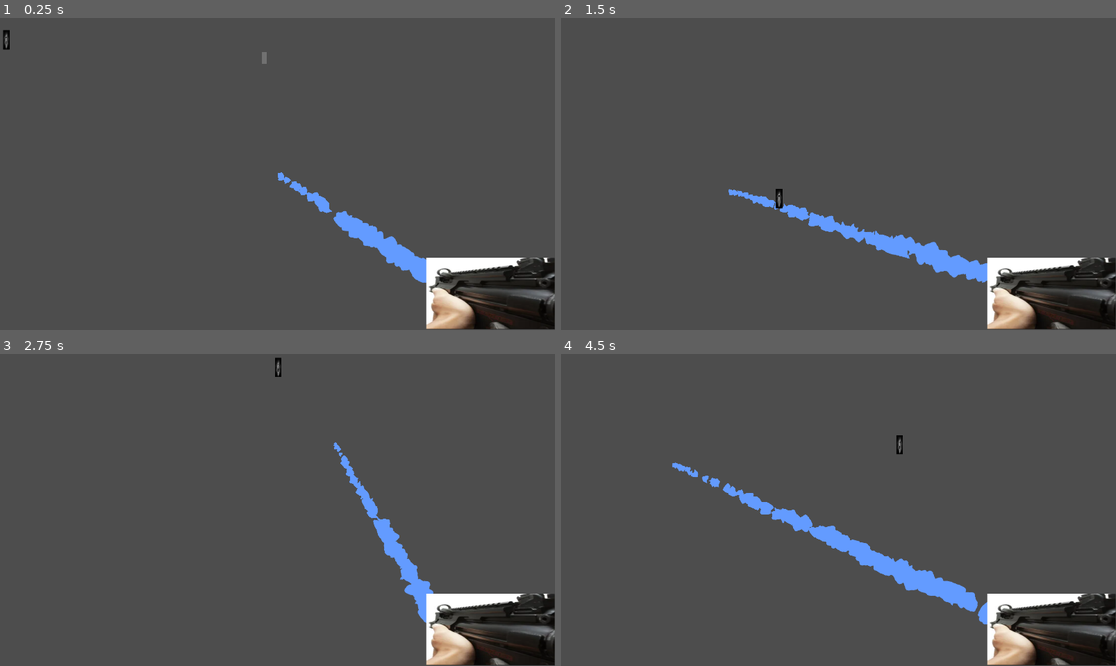
Above: before the commit, frames 1-4 (two rows, left to right).
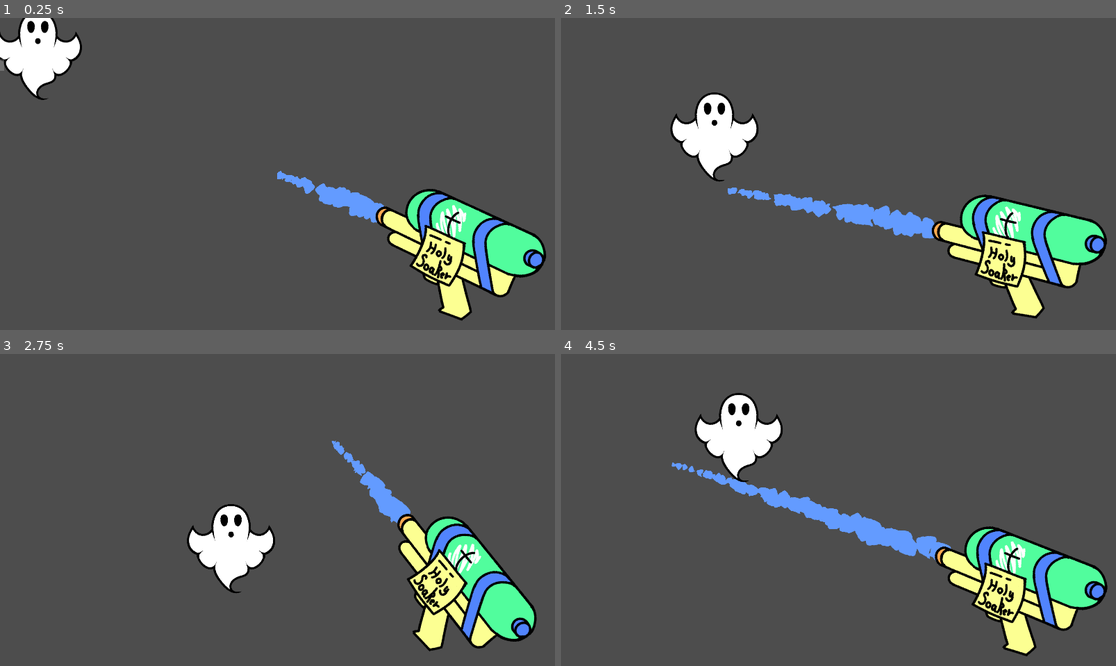
Above: after the commit, the same moments.

Repository: ChoppingChungy/spirit-game
Game: Godot game, scene res://src/scenes/main_game.tscn
The game is run twice, just before and just after one commit, with the same random seed, the same clock (stepped at 60 frames per second) and the same inputs.
Inputs (mouse positions are in pixels of both pictures, inside the frame that each line leads up to):
- Up to frame 1 (0.25 s): no input
- Up to frame 2 (1.5 s): move the mouse to (960, 158) at 0.52 s; click (960, 158) at 0.67 s; move the mouse to (727, 189) at 1.27 s; click (727, 189) at 1.42 s
- Up to frame 3 (2.75 s): move the mouse to (333, 441) at 2.02 s; click (333, 441) at 2.17 s
- Up to frame 4 (4.5 s): move the mouse to (810, 572) at 2.77 s; click (810, 572) at 2.92 s; move the mouse to (1005, 556) at 3.52 s; click (1005, 556) at 3.67 s; move the mouse to (672, 463) at 4.27 s; click (672, 463) at 4.42 s

The runs differ from the first frame. In frame 1, 14% of the frame differs, in the area x 0-100%, y 0-100%; in frame 2, 16%; in frame 3, 13%; in frame 4, 17%, in the area x 19-100%, y 12-100%.

Commit message:
whatever i did before this
^

Diff:
--- a/project.godot
+++ b/project.godot
@@ -18,6 +18,7 @@
 [autoload]
 
 move_list="*uid://crb2npkb1gn75"
+ghost_db="*uid://durotdvutyfj7"
 
 [display]
 
--- a/src/scenes/main_game.tscn
+++ b/src/scenes/main_game.tscn
@@ -3,7 +3,7 @@
 [ext_resource type="Script" uid="uid://tagx8gfmu3su" path="res://src/scripts/fight_mode.gd" id="1_r3nyt"]
 [ext_resource type="PackedScene" uid="uid://rfsqo1g5h5jc" path="res://src/scenes/watergun.tscn" id="1_wwqub"]
 [ext_resource type="PackedScene" uid="uid://co8xkftb3bsll" path="res://src/scenes/spirit_entity.tscn" id="3_m7syd"]
-[ext_resource type="Texture2D" uid="uid://dsol5uxt1i2yq" path="res://Screenshot 2026-10-11 160132.png" id="4_m7syd"]
+[ext_resource type="Texture2D" uid="uid://dvdvajbk36elv" path="res://Holy_Soaker.png" id="4_m7syd"]
 
 [sub_resource type="GDScript" id="GDScript_s7wsd"]
 script/source = "extends Node
@@ -16,11 +16,12 @@
 
 [node name="FightMode" type="Node" parent="." unique_id=1919122805]
 script = ExtResource("1_r3nyt")
-increment = 100
+increment = 200
 decrement = -100
 
 [node name="SpiritEntity" parent="FightMode" unique_id=355366846 instance=ExtResource("3_m7syd")]
-position = Vector2(143, 88)
+z_index = 16
+position = Vector2(2, -3)
 
 [node name="Camera2D" type="Camera2D" parent="FightMode" unique_id=1983292856]
 position = Vector2(963, 540)
@@ -36,20 +37,34 @@
 offset_bottom = 40.0
 
 [node name="ColorRect" type="ColorRect" parent="FightMode/CanvasLayer/Control" unique_id=1401821663]
-layout_mode = 0
-offset_left = 907.0
-offset_top = 118.0
-offset_right = 947.0
-offset_bottom = 158.0
+layout_mode = 1
+anchors_preset = 8
+anchor_left = 0.5
+anchor_top = 0.5
+anchor_right = 0.5
+anchor_bottom = 0.5
+offset_left = -20.0
+offset_top = 123.0
+offset_right = 20.0
+offset_bottom = 163.0
+grow_horizontal = 2
+grow_vertical = 2
 color = Color(0.7411765, 0.7411765, 0.7411765, 0.32156864)
 
-[node name="TextureRect" type="TextureRect" parent="FightMode/CanvasLayer" unique_id=1400416890]
-offset_left = 1475.0001
-offset_top = 830.0
-offset_right = 1907.0001
-offset_bottom = 1245.0
-scale = Vector2(1.0268308, 0.5956021)
+[node name="GunRotate" type="Node2D" parent="FightMode" unique_id=617962132]
+position = Vector2(1585, 799)
+
+[node name="TextureRect" type="TextureRect" parent="FightMode/GunRotate" unique_id=1400416890]
+offset_left = -456.0
+offset_top = -372.99997
+offset_right = 444.0
+offset_bottom = 377.00003
+scale = Vector2(0.75, 0.75)
+pivot_offset_ratio = Vector2(0.5, 0.5)
 texture = ExtResource("4_m7syd")
+
+[node name="point" type="Node2D" parent="FightMode/GunRotate" unique_id=32603995]
+position = Vector2(-255, -130)
 
 [connection signal="pressure_changed" from="FightMode" to="FightMode/SpiritEntity" method="_on_fight_mode_pressure_changed"]
 [connection signal="wet" from="FightMode/SpiritEntity" to="FightMode" method="_on_spirit_entity_wet"]
--- a/src/scenes/spirit_entity.tscn
+++ b/src/scenes/spirit_entity.tscn
@@ -1,17 +1,19 @@
 [gd_scene format=3 uid="uid://co8xkftb3bsll"]
 
-[ext_resource type="Texture2D" uid="uid://dqepjox346mfx" path="res://scary-face-ghost-on-dark-background.png" id="1_g2pkk"]
+[ext_resource type="Texture2D" uid="uid://d3tpk1fmcx55j" path="res://Ghost.png" id="1_g2pkk"]
 
 [sub_resource type="GDScript" id="GDScript_t2nh6"]
 resource_name = "spirit_entity"
 script/source = "extends Node2D
 signal wet
 @onready var sprite_2d: Sprite2D = $Sprite2D
+@onready var collision: CollisionPolygon2D = $Area2D/CollisionPolygon2D
 
-@onready var collision_shape_2d: CollisionShape2D = $Sprite2D/Area2D/CollisionShape2D
+var spirit_name = \"pirate\"
 var speed = 500.0 # Base speed the ghost returns to
 var panic = 0.5 # How strongly pressure increases difficulty
 var accel_mult = 1.5 # How quickly speed returns to base speed
+var resize = 1
 
 var move_interval = 1 # base Average time between moves
 var move_timer = 0 #live timer the ghost uses
@@ -30,7 +32,16 @@
 var current_pressure = 0.0
 # Called when the node enters the scene tree for the first time.
 func _ready() -> void:
-	pass
+	movement_weight = ghost_db.ghosts[spirit_name][\"movement_weight\"]
+	teleport_weight = ghost_db.ghosts[spirit_name][\"teleport_weight\"]
+	special_weight = ghost_db.ghosts[spirit_name][\"special_weight\"]
+	base_difficulty = ghost_db.ghosts[spirit_name][\"difficulty\"]
+	speed = ghost_db.ghosts[spirit_name][\"speed\"]
+	panic = ghost_db.ghosts[spirit_name][\"panic\"]
+	accel_mult = ghost_db.ghosts[spirit_name][\"accel_mult\"]
+	move_interval = ghost_db.ghosts[spirit_name][\"movement_interval\"]
+	resize = ghost_db.ghosts[spirit_name][\"scale\"]
+	scale = Vector2(resize,resize)
 
 
 func choose_category():
@@ -155,23 +166,18 @@
 	current_pressure = pressure * panic
 "
 
-[sub_resource type="RectangleShape2D" id="RectangleShape2D_64jkt"]
-size = Vector2(20, 60)
-
 [node name="SpiritEntity" type="Node2D" unique_id=355366846]
 z_index = 8
 script = SubResource("GDScript_t2nh6")
 
 [node name="Area2D" type="Area2D" parent="." unique_id=2059534226]
 
-[node name="CollisionShape2D" type="CollisionShape2D" parent="Area2D" unique_id=830578273]
-z_index = 1
-position = Vector2(0, -1)
-shape = SubResource("RectangleShape2D_64jkt")
+[node name="CollisionPolygon2D" type="CollisionPolygon2D" parent="Area2D" unique_id=1981965381]
+position = Vector2(1, -236)
+polygon = PackedVector2Array(0, -1, 201, 108, 231, 202, 148, 321, -8, 451, -161, 308, -229, 207, -202, 116)
 
 [node name="Sprite2D" type="Sprite2D" parent="." unique_id=783256592]
 position = Vector2(0, -1.5258789e-05)
-scale = Vector2(0.0375817, 0.15357968)
 texture = ExtResource("1_g2pkk")
 
 [connection signal="area_entered" from="Area2D" to="." method="_on_area_2d_area_entered"]
--- a/src/scenes/watergun.tscn
+++ b/src/scenes/watergun.tscn
@@ -8,13 +8,13 @@
 @onready var water_chunks: Node2D = $WaterChunks
 const CHUNK = preload(\"res://water.png\")
 var chunks = []
-
+var start
 var chunk_spacing = 10.0
 var max_chunks = 200
 var chunk_speed = 1
 
 func update_chunks(mouse: Vector2, delta: float):
-	var start = muzzle.global_position
+	start = muzzle.global_position
 	var end = mouse
 
 	var direction = (end - start).normalized()
@@ -125,7 +125,7 @@
 script = SubResource("GDScript_5omm6")
 
 [node name="Muzzle" type="Marker2D" parent="." unique_id=116020614]
-position = Vector2(1496, 899)
+position = Vector2(1314, 686)
 
 [node name="HitBox" type="Area2D" parent="." unique_id=269650320 groups=["watergun"]]
 
--- a/src/scripts/fight_mode.gd
+++ b/src/scripts/fight_mode.gd
@@ -3,10 +3,16 @@
 var wet:bool = false
 signal damaged(num)
 signal pressure_changed(pressure)
-@onready var watergun: Node2D = $watergun
+
 @export var increment: int
 @export var decrement: int
 @onready var color_rect: ColorRect = $CanvasLayer/Control/ColorRect
+@onready var gun_rotate: Node2D = $GunRotate
+@onready var texture_rect: TextureRect = $GunRotate/TextureRect
+@onready var water_gun: Node2D = $WaterGun
+@onready var point: Node2D = $GunRotate/point
+
+
 
 
 # Called when the node enters the scene tree for the first time.
@@ -17,11 +23,17 @@
 var spirit_health = 100.0
 
 func update_health():
-	var pressure = (color_rect.size.x / (1920 /2))
+	var pressure = (color_rect.size.x / 1920)
 	pressure_changed.emit(pressure)
 
 # Called every frame. 'delta' is the elapsed time since the previous frame.
 func _process(delta: float) -> void:
+	var mouse_cords = get_viewport().get_mouse_position()
+	var direction = mouse_cords - gun_rotate.global_position
+
+	if direction.length() > 10:
+		gun_rotate.rotation = direction.angle() + (PI/18 * 15.5)
+		water_gun.muzzle.position = point.global_position
 	if wet and Input.is_mouse_button_pressed(MOUSE_BUTTON_LEFT):
 		color_rect.size.x += increment * delta
 	else:
--- /dev/null
+++ b/src/scripts/ghost_db.gd
@@ -0,0 +1,21 @@
+extends Node
+
+
+var ghosts = {
+	"pirate":{
+		"movement_weight":75,
+		"teleport_weight":20,
+		"special_weight":5,
+		"difficulty":0.2,
+		"speed":300,
+		"panic":0.3,
+		"accel_mult":1,
+		"scale":0.65,
+		"movement_interval":1.5,
+
+	},
+
+
+
+
+}
--- a/src/scripts/move_list.gd
+++ b/src/scripts/move_list.gd
@@ -12,7 +12,6 @@
 		var weight = pow(1.0 - difference, 2)
 
 		move_weights.append(weight)
-		total_weight += weight
 
 	# Roll somewhere within the total weight
 	var roll = randf_range(0.0, total_weight)
Binary file added: Ghost.png
Not shown, added: Ghost.png.import
Binary file added: Holy_Soaker.png
Not shown, added: Holy_Soaker.png.import
Not shown, added: src/scripts/ghost_db.gd.uid
Not shown, added: src/scenes/main_game.tscn27299054133.tmp
